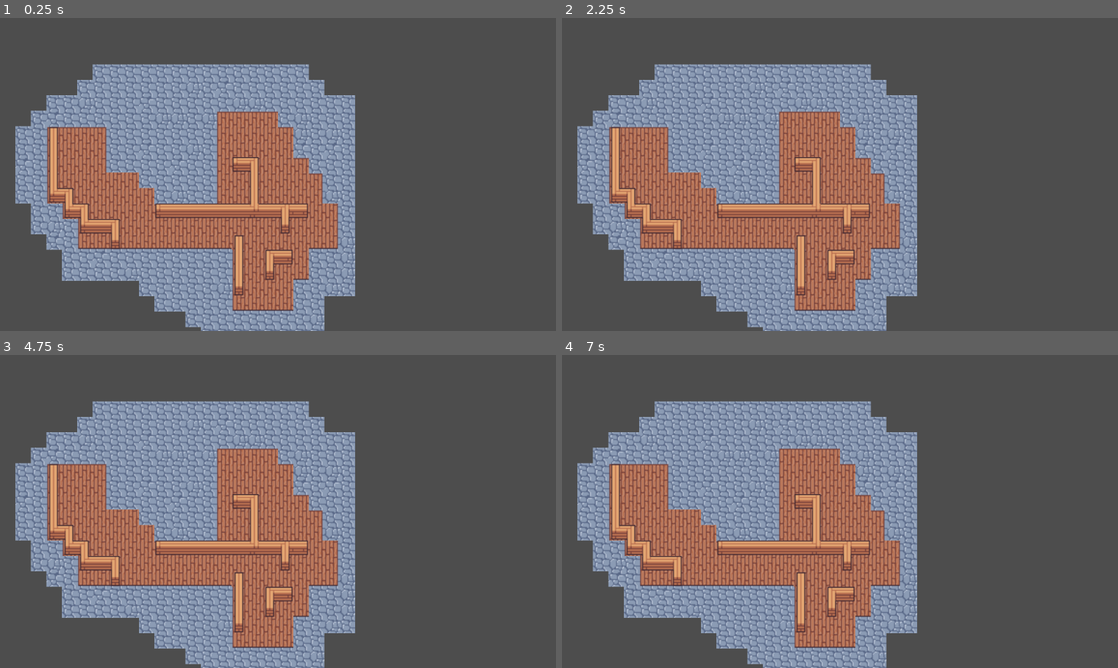
Above: before the commit, frames 1-4 (two rows, left to right).
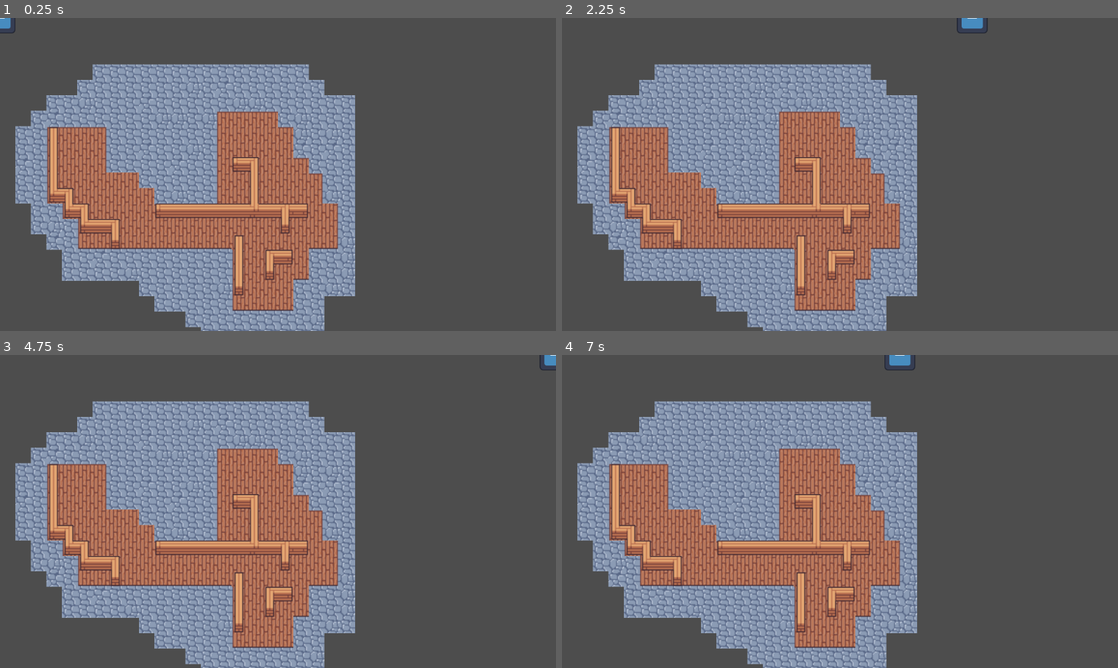
Above: after the commit, the same moments.

Repository: myggbocere/LD51
Game: Godot game, scene res://devstuff/dev_testscene.tscn
Two runs of this game, one before a commit and one after it. Both use one fixed random seed, a clock stepped at 60 frames per second and the inputs below. The engine's default icon, where the game draws it, is replaced by a stand-in: a white triangle on a blue panel in a dark square.
Inputs (mouse positions are in pixels of both pictures, inside the frame that each line leads up to):
- Up to frame 1 (0.25 s): no input
- Up to frame 2 (2.25 s): tap Enter (ui_accept) at 0.5, 0.6, 0.77, 1.07, 1.52, 1.55, 1.82, 2 s; move the mouse to (962, 158) at 0.52 s; hold Right (ui_right) 0.53-2.03 s; move the mouse to (728, 190) at 1.27 s; tap Mouse wheel up (level_zoom_in) at 1.35 s; move the mouse to (895, 105) at 2.02 s; hold Left (ui_left) from 2.03 s (still down); hold Mouse wheel down (level_zoom_out) from 2.03 s (still down)
- Up to frame 3 (4.75 s): tap Enter (ui_accept) at 2.3, 2.85, 3.02, 3.32, 3.77, 3.8, 4.07, 4.25, 4.52, 4.55 s; move the mouse to (250, 574) at 2.77 s; release Left (ui_left) at 2.78 s; release Mouse wheel down (level_zoom_out) at 2.78 s; hold Right (ui_right) 2.78-4.28 s; move the mouse to (444, 558) at 3.52 s; hold Mouse wheel up (level_zoom_in) 3.53-4.28 s; move the mouse to (111, 464) at 4.27 s; hold Left (ui_left) from 4.28 s (still down); tap Mouse wheel down (level_zoom_out) at 4.35 s
- Up to frame 4 (7 s): tap Enter (ui_accept) at 4.82, 5.1, 5.75, 6.02, 6.05, 6.32, 6.5, 6.77, 6.8 s; move the mouse to (867, 511) at 5.02 s; release Left (ui_left) at 5.03 s; hold Right (ui_right) 5.03-5.78 s; move the mouse to (756, 433) at 5.77 s; hold Left (ui_left) from 5.78 s (still down); tap Mouse wheel up (level_zoom_in) at 5.85 s; move the mouse to (962, 495) at 6.52 s; hold Mouse wheel down (level_zoom_out) from 6.53 s (still down)

The runs differ from the first frame. In frame 1, less than 0.1% of the frame differs, in the area x 0-3%, y 0-5%; in frame 2, 0.2%, in the area x 71-77%, y 0-5%; in frame 3, less than 0.1%; in frame 4, 0.2%.

Commit message:
added testchar stuff

Diff:
--- a/devstuff/dev_testscene.tscn
+++ b/devstuff/dev_testscene.tscn
@@ -1,9 +1,12 @@
-[gd_scene load_steps=3 format=3 uid="uid://ci56ajbjkfm8v"]
+[gd_scene load_steps=4 format=3 uid="uid://s583266evjcx"]
 
 [ext_resource type="Script" path="res://devstuff/dev_testscene_camera.gd" id="1_t31af"]
-[ext_resource type="PackedScene" path="res://devstuff/dev_tilemap.tscn" id="2_7iu3o"]
+[ext_resource type="PackedScene" uid="uid://ciyb2npkyvb5q" path="res://devstuff/dev_tilemap.tscn" id="2_7iu3o"]
+[ext_resource type="PackedScene" uid="uid://b2q1ngiuri2op" path="res://devstuff/testcharbody2d.tscn" id="3_0g1kf"]
 
 [node name="dev_testscene" type="Node2D"]
+
+[node name="CharacterBody2d" parent="." instance=ExtResource("3_0g1kf")]
 
 [node name="dev_testscene_camera" type="Camera2D" parent="."]
 position = Vector2(288, 162)
--- /dev/null
+++ b/devstuff/testcharbody2d.gd
@@ -0,0 +1,38 @@
+extends CharacterBody2D
+
+
+const SPEED = 300.0
+const ACCEL_RATE = 0.2
+const JUMP_VELOCITY = -400.0
+
+# Get the gravity from the project settings to be synced with RigidBody nodes.
+#var gravity = ProjectSettings.get_setting("physics/2d/default_gravity")
+
+
+func _physics_process(delta):
+	# Add the gravity.
+#	if not is_on_floor():
+#		velocity.y += gravity * delta
+#
+#	# Handle Jump.
+#	if Input.is_action_just_pressed("ui_accept") and is_on_floor():
+#		velocity.y = JUMP_VELOCITY
+
+	# Get the input direction and handle the movement/deceleration.
+	# As good practice, you should replace UI actions with custom gameplay actions.
+	var direction:Vector2 = Vector2(0,0)
+	direction.x = Input.get_axis("ui_left", "ui_right")
+	direction.y = Input.get_axis("ui_up", "ui_down")
+	direction = direction.normalized()
+	if direction.x:
+		velocity.x = move_toward(velocity.x, direction.x*SPEED, SPEED*ACCEL_RATE)
+	else:
+		velocity.x = move_toward(velocity.x, 0, SPEED*ACCEL_RATE)
+
+	if direction.y:
+		velocity.y = move_toward(velocity.y, direction.y*SPEED, SPEED*ACCEL_RATE)
+	else:
+		velocity.y = move_toward(velocity.y, 0, SPEED*ACCEL_RATE)
+
+
+	move_and_slide()
--- /dev/null
+++ b/devstuff/testcharbody2d.tscn
@@ -0,0 +1,18 @@
+[gd_scene load_steps=4 format=3 uid="uid://b2q1ngiuri2op"]
+
+[ext_resource type="Script" path="res://devstuff/testcharbody2d.gd" id="1_j831m"]
+[ext_resource type="Texture2D" uid="uid://bful6xyo6f1xr" path="res://icon.svg" id="2_ka0l1"]
+
+[sub_resource type="RectangleShape2D" id="RectangleShape2D_bfiji"]
+size = Vector2(100, 100)
+
+[node name="testcharbody2d" type="CharacterBody2D"]
+scale = Vector2(0.25, 0.25)
+script = ExtResource("1_j831m")
+
+[node name="CollisionShape2d" type="CollisionShape2D" parent="."]
+shape = SubResource("RectangleShape2D_bfiji")
+
+[node name="Sprite2d" type="Sprite2D" parent="."]
+z_index = 2
+texture = ExtResource("2_ka0l1")
